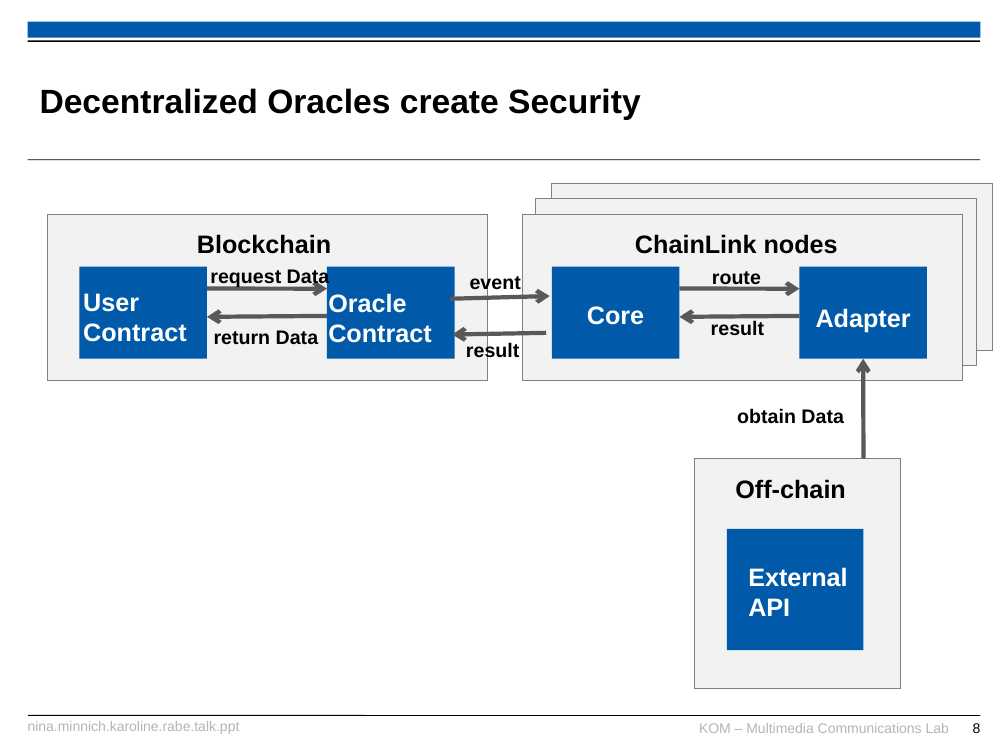
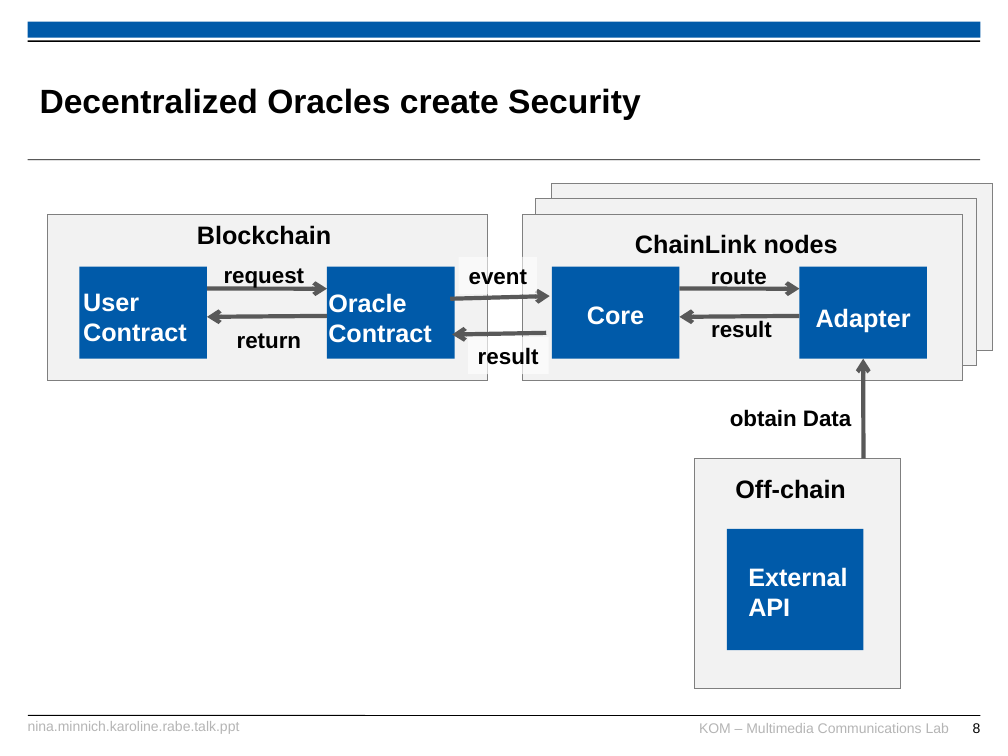
Before and after one commit to karopp/AFTIR, a slide deck: slide 8 of Nina.Minnich.Karoline.Rabe.talk.ppt. Drawn at 1008x756 pixels with LibreOffice and Linux fonts; fonts in the diff are those of the drawing; background and template pictures are left out. Boxes give left, top, right and bottom in pixels: in the first picture for what was removed or moved away, otherwise in the second. Text is boxed around its words. In the diff, an @@ line names an element or a change of style, - is before the commit and + after.

```diff
--- a/Nina.Minnich.Karoline.Rabe.talk.ppt
+++ b/Nina.Minnich.Karoline.Rabe.talk.ppt
@@ text "Blockchain": place and size @@
-text "Blockchain" at (197,234,331,254)
+text "Blockchain" at (197,225,331,245)
@@ text at (224,268,305,288): text changed; size 14 to 16 pt @@
-request Data
+request
@@ rectangle "event": place and size @@
-rectangle "event" at (470,274,521,294)
+rectangle "event" at (459,257,537,294)
@@ rectangle "event" at (459,257,537,294): size 14 to 16 pt; fill none to #FFFFFF at 57% opacity @@
@@ size 14 to 16 pt in 3 elements at (711,269,767,290), (730,409,851,427), (711,320,772,338) @@
@@ text at (237,333,301,349): text changed; size 14 to 16 pt @@
-return Data
+return
@@ rectangle "result": place and size @@
-rectangle "result" at (466,342,519,362)
+rectangle "result" at (468,337,548,374)
@@ rectangle "result" at (468,337,548,374): size 14 to 16 pt; fill none to #FFFFFF at 66% opacity @@
@@ text "obtain Data": place and size @@
-text "obtain Data" at (737,408,844,424)
+text "obtain Data" at (730,409,851,427)
```
Also in this commit, not shown: 1 other slide changed.
